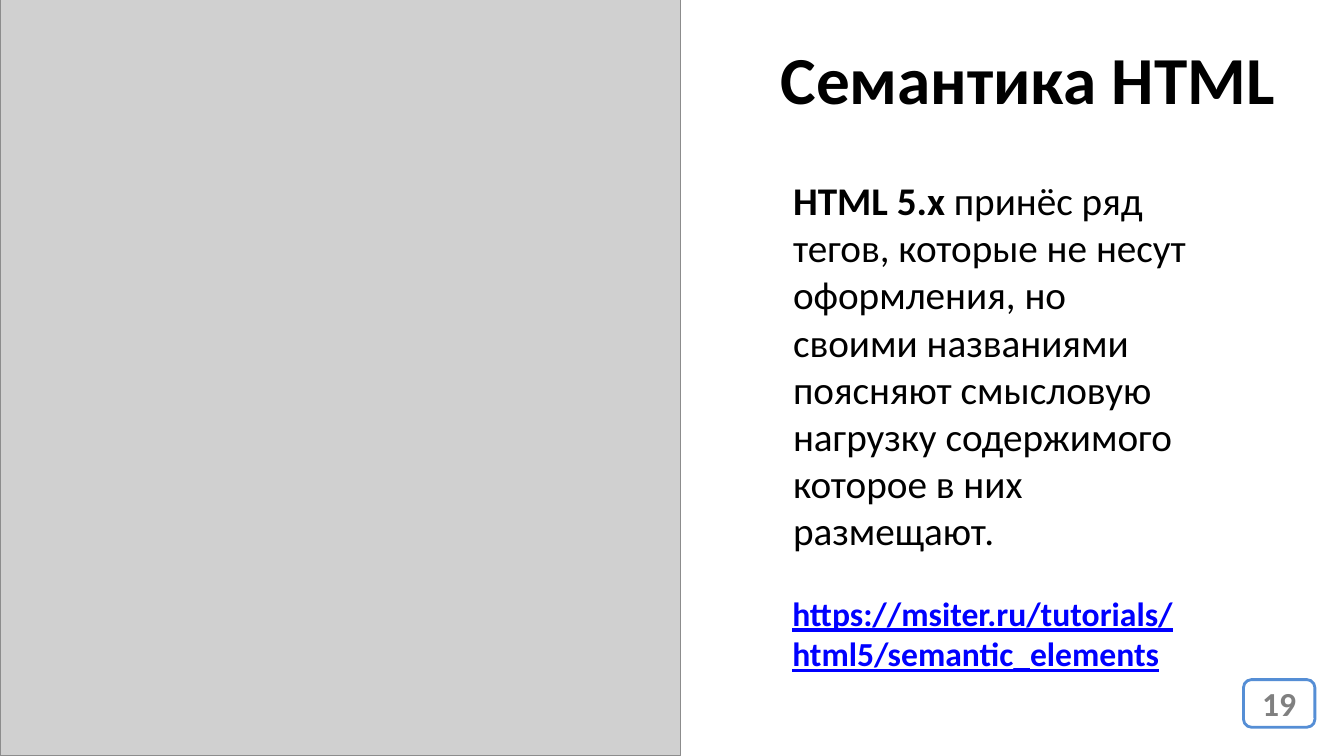
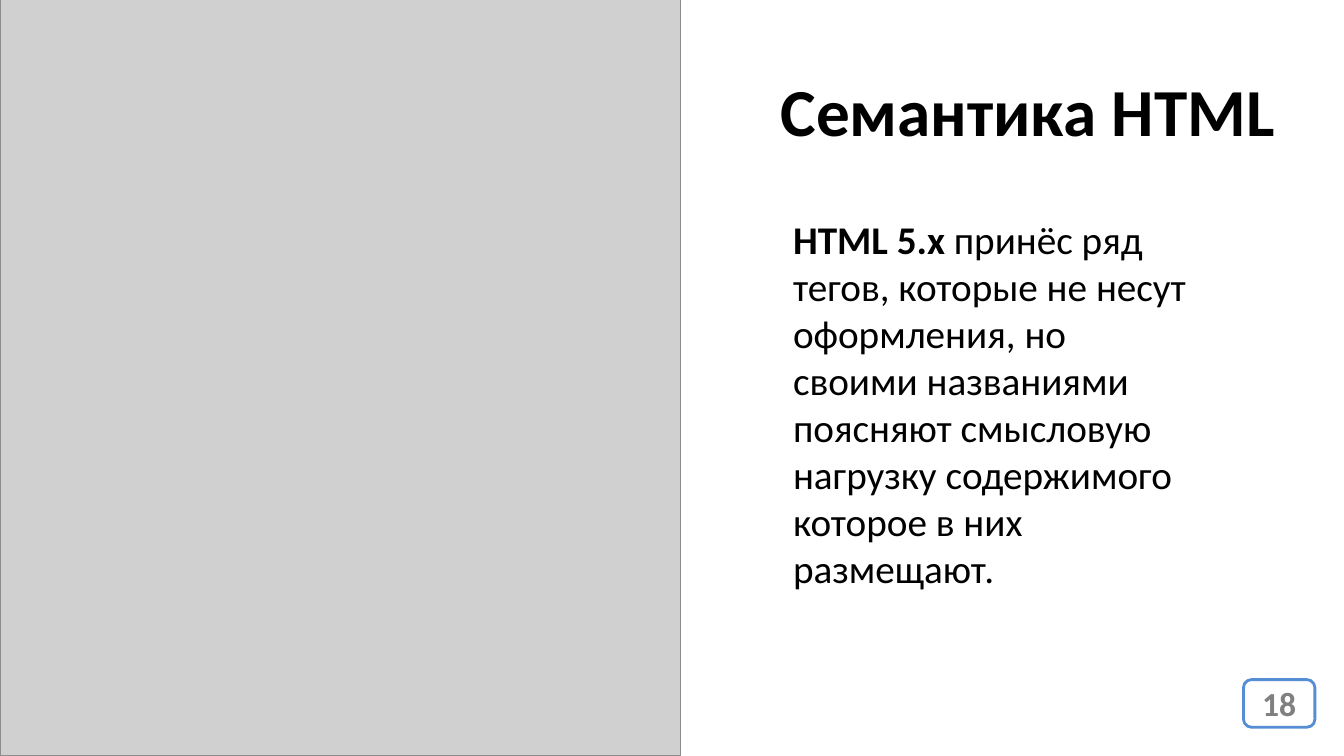
Before and after one commit to web44-ortdnipro/lesson02, a slide deck: slide 18 of lesson02.pptx (slide 19 before the commit). Drawn at 1344x756 pixels with LibreOffice and Linux fonts; fonts in the diff are those of the drawing; grey boxes stand for pictures. Boxes give left, top, right and bottom in pixels: in the first picture for what was removed or moved away, otherwise in the second. Text is boxed around its words. In the diff, an @@ line names an element or a change of style, - is before the commit and + after.

```diff
--- a/lesson02.pptx
+++ b/lesson02.pptx
@@ text "Семантика HTML": place and size @@
-text "Семантика HTML" at [781,60,1275,105]
+text "Семантика HTML" at [781,92,1275,137]
@@ text "HTML 5.x принёс ряд тегов, ...": place and size @@
-text "HTML 5.x принёс ряд тегов, ..." at [793,189,1186,552]
+text "HTML 5.x принёс ряд тегов, ..." at [793,228,1186,590]
@@ text removed at [792,602,1172,672] @@
-https://msiter.ru/tutorials/html5/semantic_elements
@@ page number at [1262,693,1296,716]: text changed @@
-19
+18
```
Also in this commit, not shown: 2 other slides changed, 1 slide removed, 1 other file.
